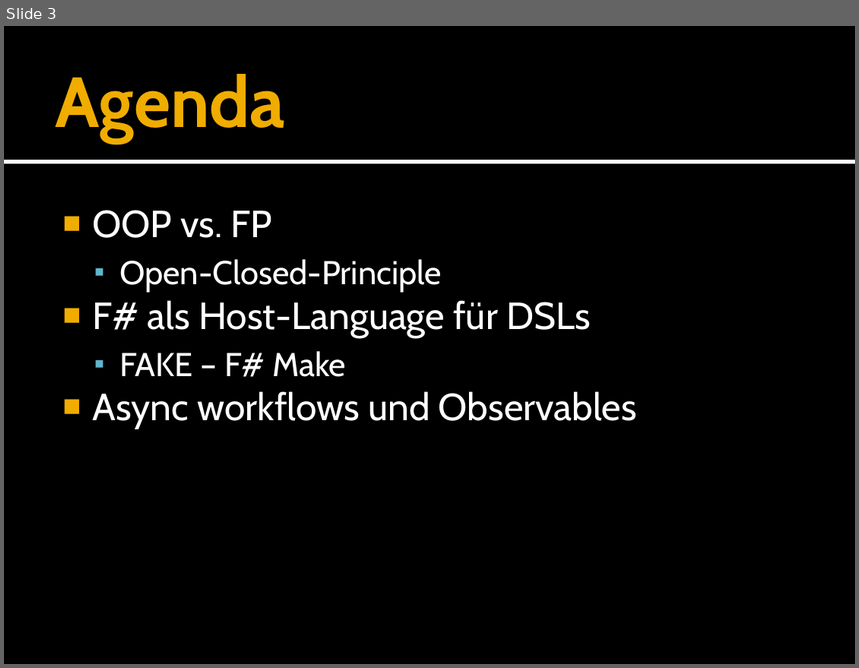
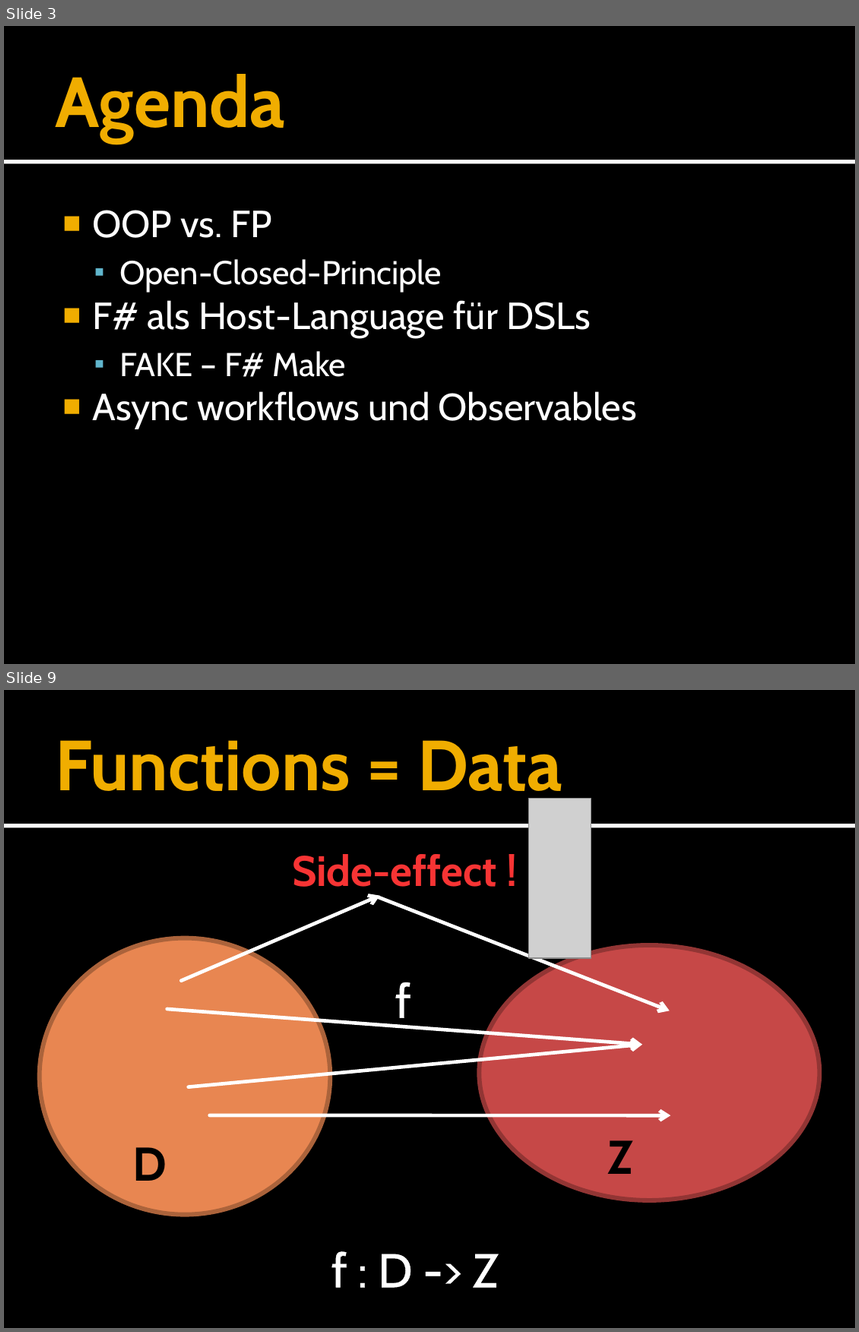
Before and after one commit to forki/FSharpTalk, a slide deck: IntroductionToFSharp.pptx. Shown one above the other, each under a label of ours: slide 3 before the commit, slides 3 and 9 after it; the slides between them are not shown. The pictures are 859x668 and 859x1332 pixels, drawn with LibreOffice and Linux fonts; fonts in the diff are those of the drawing; grey boxes stand for pictures. Boxes give left, top, right and bottom in pixels: in the first picture for what was removed or moved away, otherwise in the second. Text is boxed around its words. In the diff, an @@ line names an element or a change of style, - is before the commit and + after.

```diff
--- a/IntroductionToFSharp.pptx
+++ b/IntroductionToFSharp.pptx
@@ slide 9 added at bbox=[4, 690, 855, 1328], background #000000; not listed: 2 template elements that a slide beside it also shows @@
@@ title added at bbox=[55, 740, 563, 806], 60 pt, text #F0AD00, bold @@
+Functions = Data
@@ picture added at bbox=[529, 798, 591, 958] @@
@@ text added at bbox=[292, 854, 497, 895], 36 pt, text gradient #820504 to #F83534 to #FFEDEC, bold @@
+Side-effect !
@@ arrow added from (181, 981) to (380, 896), #FFFFFF 3 pt @@
@@ arrow added from (379, 897) to (670, 1011), #FFFFFF 3 pt @@
@@ ellipse added at bbox=[40, 939, 331, 1215], fill #E88651, outline #AC633C 3.78 pt @@
@@ ellipse added at bbox=[479, 945, 819, 1201], fill #C64847, outline #923535 3.78 pt @@
@@ text added at bbox=[395, 983, 411, 1029], 40 pt, text #FFFFFF @@
+f
@@ arrow added from (167, 1009) to (642, 1045), #FFFFFF 3 pt @@
@@ arrow added from (189, 1087) to (642, 1045), #FFFFFF 3 pt @@
@@ arrow added from (210, 1116) to (671, 1116), #FFFFFF 3 pt @@
@@ text added at bbox=[608, 1141, 634, 1174], 40 pt, text #000000, bold @@
+Z
@@ text added at bbox=[133, 1148, 167, 1181], 40 pt, text #000000, bold @@
+D
@@ text added at bbox=[332, 1252, 499, 1288], 40 pt, text #FFFFFF @@
+f : D -> Z
```
Also in this commit, not shown: 7 slides changed, 1 other slide added.
